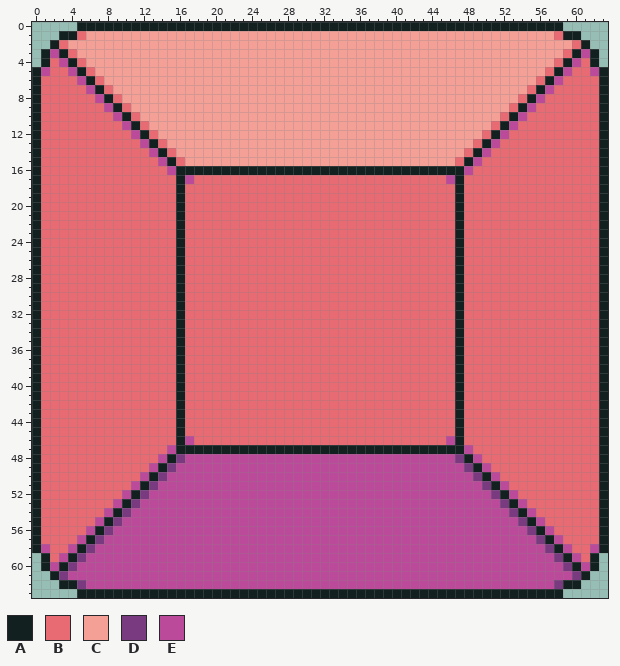
Edited in one commit: pixel-art file (.aseprite/test_part.aseprite). This is how it looked before the edit.
64x64 pixels, 1 frame.
Visible layers, top first: "3", "2", "1", "0".
Palette (. is transparent): A #122020  B #e86a73  C #f5a097  D #793a80  E #bc4a9b
Pixels before, first column x 0:
 0 .....AAAAAAAAAAAAAAAAAAAAAAAAAAAAAAAAAAAAAAAAAAAAAAAAAAAAAA.....
 1 ...AABCCCCCCCCCCCCCCCCCCCCCCCCCCCCCCCCCCCCCCCCCCCCCCCCCCCCBAA...
 2 ..ABCCCCCCCCCCCCCCCCCCCCCCCCCCCCCCCCCCCCCCCCCCCCCCCCCCCCCCCCBA..
 3 .AEABCCCCCCCCCCCCCCCCCCCCCCCCCCCCCCCCCCCCCCCCCCCCCCCCCCCCCCBAEA.
 4 .ABEABCCCCCCCCCCCCCCCCCCCCCCCCCCCCCCCCCCCCCCCCCCCCCCCCCCCCBAEBA.
 5 AEBBEABCCCCCCCCCCCCCCCCCCCCCCCCCCCCCCCCCCCCCCCCCCCCCCCCCCBAEBBEA
 6 ABBBBEABCCCCCCCCCCCCCCCCCCCCCCCCCCCCCCCCCCCCCCCCCCCCCCCCBAEBBBBA
 7 ABBBBBEABCCCCCCCCCCCCCCCCCCCCCCCCCCCCCCCCCCCCCCCCCCCCCCBAEBBBBBA
 8 ABBBBBBEABCCCCCCCCCCCCCCCCCCCCCCCCCCCCCCCCCCCCCCCCCCCCBAEBBBBBBA
 9 ABBBBBBBEABCCCCCCCCCCCCCCCCCCCCCCCCCCCCCCCCCCCCCCCCCCBAEBBBBBBBA
10 ABBBBBBBBEABCCCCCCCCCCCCCCCCCCCCCCCCCCCCCCCCCCCCCCCCBAEBBBBBBBBA
11 ABBBBBBBBBEABCCCCCCCCCCCCCCCCCCCCCCCCCCCCCCCCCCCCCCBAEBBBBBBBBBA
12 ABBBBBBBBBBEABCCCCCCCCCCCCCCCCCCCCCCCCCCCCCCCCCCCCBAEBBBBBBBBBBA
13 ABBBBBBBBBBBEABCCCCCCCCCCCCCCCCCCCCCCCCCCCCCCCCCCBAEBBBBBBBBBBBA
14 ABBBBBBBBBBBBEABCCCCCCCCCCCCCCCCCCCCCCCCCCCCCCCCBAEBBBBBBBBBBBBA
15 ABBBBBBBBBBBBBEABCCCCCCCCCCCCCCCCCCCCCCCCCCCCCCBAEBBBBBBBBBBBBBA
16 ABBBBBBBBBBBBBBEAAAAAAAAAAAAAAAAAAAAAAAAAAAAAAAAEBBBBBBBBBBBBBBA
17 ABBBBBBBBBBBBBBBAEBBBBBBBBBBBBBBBBBBBBBBBBBBBBEABBBBBBBBBBBBBBBA
18 ABBBBBBBBBBBBBBBABBBBBBBBBBBBBBBBBBBBBBBBBBBBBBABBBBBBBBBBBBBBBA
19 ABBBBBBBBBBBBBBBABBBBBBBBBBBBBBBBBBBBBBBBBBBBBBABBBBBBBBBBBBBBBA
20 ABBBBBBBBBBBBBBBABBBBBBBBBBBBBBBBBBBBBBBBBBBBBBABBBBBBBBBBBBBBBA
21 ABBBBBBBBBBBBBBBABBBBBBBBBBBBBBBBBBBBBBBBBBBBBBABBBBBBBBBBBBBBBA
22 ABBBBBBBBBBBBBBBABBBBBBBBBBBBBBBBBBBBBBBBBBBBBBABBBBBBBBBBBBBBBA
23 ABBBBBBBBBBBBBBBABBBBBBBBBBBBBBBBBBBBBBBBBBBBBBABBBBBBBBBBBBBBBA
24 ABBBBBBBBBBBBBBBABBBBBBBBBBBBBBBBBBBBBBBBBBBBBBABBBBBBBBBBBBBBBA
25 ABBBBBBBBBBBBBBBABBBBBBBBBBBBBBBBBBBBBBBBBBBBBBABBBBBBBBBBBBBBBA
26 ABBBBBBBBBBBBBBBABBBBBBBBBBBBBBBBBBBBBBBBBBBBBBABBBBBBBBBBBBBBBA
27 ABBBBBBBBBBBBBBBABBBBBBBBBBBBBBBBBBBBBBBBBBBBBBABBBBBBBBBBBBBBBA
28 ABBBBBBBBBBBBBBBABBBBBBBBBBBBBBBBBBBBBBBBBBBBBBABBBBBBBBBBBBBBBA
29 ABBBBBBBBBBBBBBBABBBBBBBBBBBBBBBBBBBBBBBBBBBBBBABBBBBBBBBBBBBBBA
30 ABBBBBBBBBBBBBBBABBBBBBBBBBBBBBBBBBBBBBBBBBBBBBABBBBBBBBBBBBBBBA
31 ABBBBBBBBBBBBBBBABBBBBBBBBBBBBBBBBBBBBBBBBBBBBBABBBBBBBBBBBBBBBA
32 ABBBBBBBBBBBBBBBABBBBBBBBBBBBBBBBBBBBBBBBBBBBBBABBBBBBBBBBBBBBBA
33 ABBBBBBBBBBBBBBBABBBBBBBBBBBBBBBBBBBBBBBBBBBBBBABBBBBBBBBBBBBBBA
34 ABBBBBBBBBBBBBBBABBBBBBBBBBBBBBBBBBBBBBBBBBBBBBABBBBBBBBBBBBBBBA
35 ABBBBBBBBBBBBBBBABBBBBBBBBBBBBBBBBBBBBBBBBBBBBBABBBBBBBBBBBBBBBA
36 ABBBBBBBBBBBBBBBABBBBBBBBBBBBBBBBBBBBBBBBBBBBBBABBBBBBBBBBBBBBBA
37 ABBBBBBBBBBBBBBBABBBBBBBBBBBBBBBBBBBBBBBBBBBBBBABBBBBBBBBBBBBBBA
38 ABBBBBBBBBBBBBBBABBBBBBBBBBBBBBBBBBBBBBBBBBBBBBABBBBBBBBBBBBBBBA
39 ABBBBBBBBBBBBBBBABBBBBBBBBBBBBBBBBBBBBBBBBBBBBBABBBBBBBBBBBBBBBA
40 ABBBBBBBBBBBBBBBABBBBBBBBBBBBBBBBBBBBBBBBBBBBBBABBBBBBBBBBBBBBBA
41 ABBBBBBBBBBBBBBBABBBBBBBBBBBBBBBBBBBBBBBBBBBBBBABBBBBBBBBBBBBBBA
42 ABBBBBBBBBBBBBBBABBBBBBBBBBBBBBBBBBBBBBBBBBBBBBABBBBBBBBBBBBBBBA
43 ABBBBBBBBBBBBBBBABBBBBBBBBBBBBBBBBBBBBBBBBBBBBBABBBBBBBBBBBBBBBA
44 ABBBBBBBBBBBBBBBABBBBBBBBBBBBBBBBBBBBBBBBBBBBBBABBBBBBBBBBBBBBBA
45 ABBBBBBBBBBBBBBBABBBBBBBBBBBBBBBBBBBBBBBBBBBBBBABBBBBBBBBBBBBBBA
46 ABBBBBBBBBBBBBBBAEBBBBBBBBBBBBBBBBBBBBBBBBBBBBEABBBBBBBBBBBBBBBA
47 ABBBBBBBBBBBBBBEAAAAAAAAAAAAAAAAAAAAAAAAAAAAAAAAEBBBBBBBBBBBBBBA
48 ABBBBBBBBBBBBBEADEEEEEEEEEEEEEEEEEEEEEEEEEEEEEEDAEBBBBBBBBBBBBBA
49 ABBBBBBBBBBBBEADEEEEEEEEEEEEEEEEEEEEEEEEEEEEEEEEDAEBBBBBBBBBBBBA
50 ABBBBBBBBBBBEADEEEEEEEEEEEEEEEEEEEEEEEEEEEEEEEEEEDAEBBBBBBBBBBBA
51 ABBBBBBBBBBEADEEEEEEEEEEEEEEEEEEEEEEEEEEEEEEEEEEEEDAEBBBBBBBBBBA
52 ABBBBBBBBBEADEEEEEEEEEEEEEEEEEEEEEEEEEEEEEEEEEEEEEEDAEBBBBBBBBBA
53 ABBBBBBBBEADEEEEEEEEEEEEEEEEEEEEEEEEEEEEEEEEEEEEEEEEDAEBBBBBBBBA
54 ABBBBBBBEADEEEEEEEEEEEEEEEEEEEEEEEEEEEEEEEEEEEEEEEEEEDAEBBBBBBBA
55 ABBBBBBEADEEEEEEEEEEEEEEEEEEEEEEEEEEEEEEEEEEEEEEEEEEEEDAEBBBBBBA
56 ABBBBBEADEEEEEEEEEEEEEEEEEEEEEEEEEEEEEEEEEEEEEEEEEEEEEEDAEBBBBBA
57 ABBBBEADEEEEEEEEEEEEEEEEEEEEEEEEEEEEEEEEEEEEEEEEEEEEEEEEDAEBBBBA
58 AEBBEADEEEEEEEEEEEEEEEEEEEEEEEEEEEEEEEEEEEEEEEEEEEEEEEEEEDAEBBEA
59 .ABEADEEEEEEEEEEEEEEEEEEEEEEEEEEEEEEEEEEEEEEEEEEEEEEEEEEEEDAEBA.
60 .AEADEEEEEEEEEEEEEEEEEEEEEEEEEEEEEEEEEEEEEEEEEEEEEEEEEEEEEEDAEA.
61 ..ADEEEEEEEEEEEEEEEEEEEEEEEEEEEEEEEEEEEEEEEEEEEEEEEEEEEEEEEEDA..
62 ...AADEEEEEEEEEEEEEEEEEEEEEEEEEEEEEEEEEEEEEEEEEEEEEEEEEEEEDAA...
63 .....AAAAAAAAAAAAAAAAAAAAAAAAAAAAAAAAAAAAAAAAAAAAAAAAAAAAAA.....
New version:
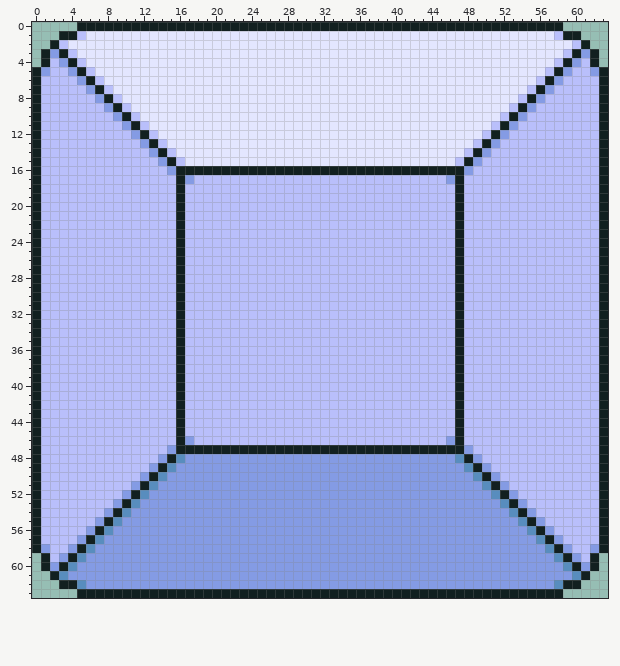
Message: made 10 test parts
What changed:
{"change": "layer \"4\" added"}
{"change": "layer \"5\" added"}
{"change": "layer \"6\" added"}
{"change": "layer \"7\" added"}
{"change": "layer \"8\" added"}
{"change": "layer \"9\" added"}
{"colour":"B","old":"#e86a73","new":"#b9bffb"}
{"colour":"C","old":"#f5a097","new":"#e3e6ff"}
{"colour":"D","old":"#793a80","new":"#588dbe"}
{"colour":"E","old":"#bc4a9b","new":"#849be4"}
